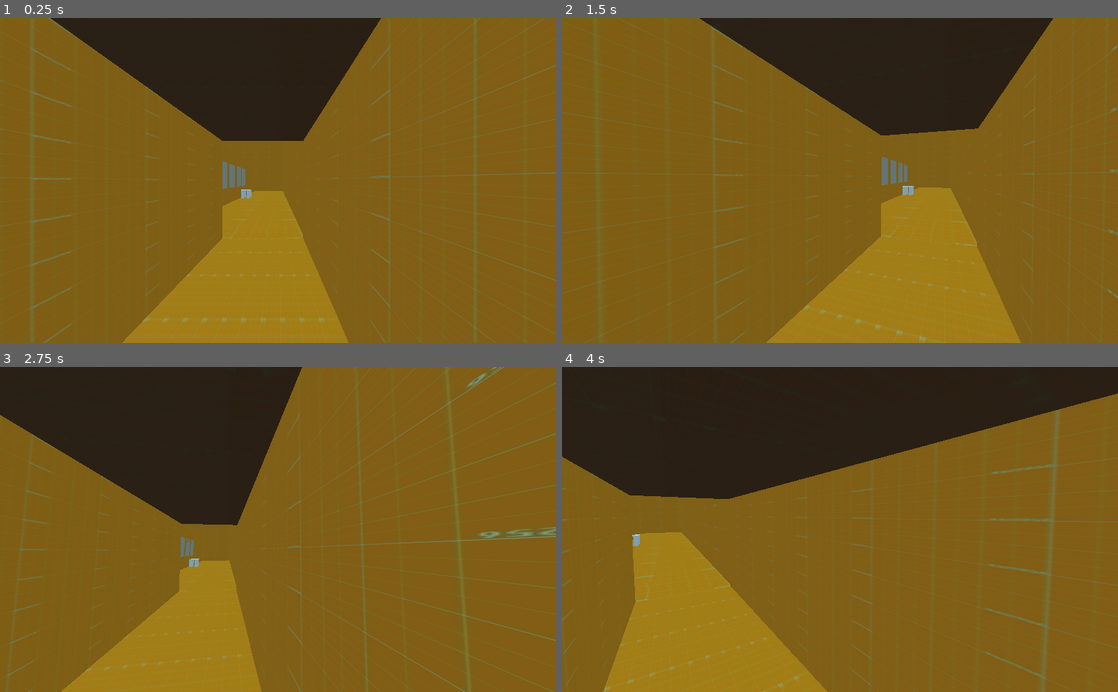
Above: before the commit, frames 1-4 (two rows, left to right).
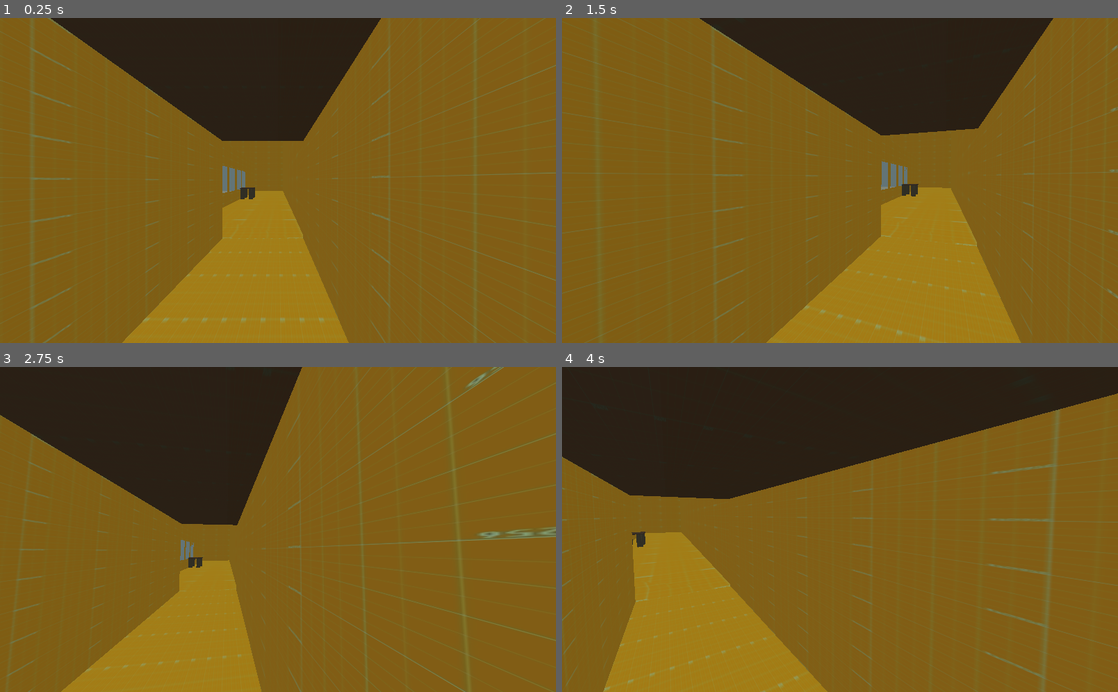
Above: after the commit, the same moments.

Repository: TheDjgamerProductions/DoomClone2022
Game: Godot game, scene res://Levels/L1.tscn
Two runs of this game, one before a commit and one after it. Both use one fixed random seed, a clock stepped at 60 frames per second and the inputs below. This scene is started directly instead of the project's main scene.
Inputs (mouse positions are in pixels of both pictures, inside the frame that each line leads up to):
- Up to frame 1 (0.25 s): no input
- Up to frame 2 (1.5 s): tap Enter at 0.5 s; move the mouse to (867, 180) at 0.52 s; hold D (p_right) 0.53-1.28 s; hold W (p_foward) 0.53-1.28 s; tap Space (p_jump) at 0.77 s; move the mouse to (812, 180) at 1.27 s; hold S (p_back) from 1.28 s (still down); tap E (p_interact) at 1.35 s
- Up to frame 3 (2.75 s): tap Space (p_jump) at 1.52 s; move the mouse to (289, 523) at 2.02 s; release S (p_back) at 2.03 s; press the mouse at (289, 523) at 2.03 s; hold D (p_right) from 2.03 s (still down)
- Up to frame 4 (4 s): move the mouse to (834, 536) at 2.77 s; release the mouse at (834, 536) at 2.78 s; tap W (p_foward) at 2.85 s; tap Space (p_jump) at 3.02, 3.77 s; move the mouse to (878, 532) at 3.52 s; release D (p_right) at 3.53 s; hold A (p_left) from 3.53 s (still down); tap E (p_interact) at 3.6 s

The runs differ from the first frame. In frame 1, 0.2% of the frame differs, in the area x 40-46%, y 44-59%; in frame 2, 0.2%, in the area x 57-65%, y 42-58%; in frame 3, 0.1%; in frame 4, 0.1%.

Commit message:
Updated Level 1

Diff:
--- a/Assets/Models/Tables and Counters/Table.tscn
+++ b/Assets/Models/Tables and Counters/Table.tscn
@@ -1,27 +1,43 @@
-[gd_scene format=2]
+[gd_scene load_steps=5 format=2]
+
+[ext_resource path="res://Assets/Textures/Wood/Wood_02-128x128.png" type="Texture" id=1]
+[ext_resource path="res://Assets/Textures/Wood/Wood_11-128x128.png" type="Texture" id=2]
+
+[sub_resource type="SpatialMaterial" id=1]
+albedo_texture = ExtResource( 1 )
+uv1_scale = Vector3( 10, 10, 1 )
+
+[sub_resource type="SpatialMaterial" id=2]
+albedo_texture = ExtResource( 2 )
+uv1_scale = Vector3( 5, 5, 1 )
 
 [node name="Table" type="CSGBox"]
 transform = Transform( 1, 0, 0, 0, 1, 0, 0, 0, 1, -0.24371, 1.57277, 0.117447 )
 use_collision = true
 height = 0.119547
-depth = 3.73511
+depth = 3.95901
+material = SubResource( 1 )
 
 [node name="CSGCylinder" type="CSGCylinder" parent="."]
-transform = Transform( 1, 0, 0, 0, 1, 0, 0, 0, 1, 0.668769, -0.884604, 1.43622 )
+transform = Transform( 1, 0, 0, 0, 1, 0, 0, 0, 1, 0.668769, -0.884604, 1.63771 )
 radius = 0.319586
 height = 1.78205
+material = SubResource( 2 )
 
 [node name="CSGCylinder2" type="CSGCylinder" parent="."]
-transform = Transform( 1, 0, 0, 0, 1, 0, 0, 0, 1, 0.668769, -0.884604, -1.5436 )
+transform = Transform( 1, 0, 0, 0, 1, 0, 0, 0, 1, 0.668769, -0.884604, -1.62965 )
 radius = 0.319586
 height = 1.78205
+material = SubResource( 2 )
 
 [node name="CSGCylinder3" type="CSGCylinder" parent="."]
-transform = Transform( 1, 0, 0, 0, 1, 0, 0, 0, 1, -0.627684, -0.884604, 1.43622 )
+transform = Transform( 1, 0, 0, 0, 1, 0, 0, 0, 1, -0.627684, -0.884604, 1.63771 )
 radius = 0.319586
 height = 1.78205
+material = SubResource( 2 )
 
 [node name="CSGCylinder4" type="CSGCylinder" parent="."]
-transform = Transform( 1, 0, 0, 0, 1, 0, 0, 0, 1, -0.627684, -0.884604, -1.56378 )
+transform = Transform( 1, 0, 0, 0, 1, 0, 0, 0, 1, -0.627684, -0.884604, -1.64983 )
 radius = 0.319586
 height = 1.78205
+material = SubResource( 2 )
--- a/Levels/L1.tscn
+++ b/Levels/L1.tscn
@@ -121,10 +121,10 @@
 transform = Transform( 0, 0, -1, 0, 1, 0, 1, 0, 0, -55.0727, -9.21286, 23.8431 )
 
 [node name="CSGBox" type="CSGBox" parent="."]
-transform = Transform( 1, 0, 0, 0, 1, 0, 0, 0, 1, -5.71185, -6.20851, 15.208 )
+transform = Transform( 1, 0, 0, 0, 1, 0, 0, 0, 1, -5.71185, -6.85567, 15.208 )
 use_collision = true
 width = 64.9044
-height = 9.21204
+height = 11.9199
 depth = 0.712845
 material = ExtResource( 2 )
 
@@ -171,7 +171,34 @@
 material = ExtResource( 4 )
 
 [node name="Table" parent="." instance=ExtResource( 3 )]
-transform = Transform( -4.37114e-08, 0, 1, 0, 1, 0, -1, 0, -4.37114e-08, -1.09589, -9.14347, 16.579 )
+transform = Transform( -6.01482e-08, 0, 1.37603, 0, 1.42983, 0, -1.41581, 0, -6.1887e-08, -1.11024, -8.72069, 16.9357 )
 
 [node name="Enmeny Place Holder" type="CSGBox" parent="."]
 transform = Transform( 1, 0, 0, 0, 1, 0, 0, 0, 1, -17.8827, -10.1612, -3.21274 )
+
+[node name="CSGBox2" type="CSGBox" parent="."]
+transform = Transform( 1, 0, 0, 0, 1, 0, 0, 0, 1, 27.2088, -12.6769, -72.6396 )
+use_collision = true
+height = 23.6753
+depth = 70.8717
+
+[node name="Platforms" type="CSGCombiner" parent="."]
+use_collision = true
+
+[node name="CSGBox3" type="CSGBox" parent="Platforms"]
+transform = Transform( 1, 0, 0, 0, 1, 0, 0, 0, 1, 111.728, -5.46067, 60.9177 )
+width = 7.09918
+depth = 7.64087
+
+[node name="CSGBox4" type="CSGBox" parent="Platforms"]
+transform = Transform( 1, 0, 0, 0, 1, 0, 0, 0, 1, 122.673, -2.03723, 60.9794 )
+width = 7.09918
+depth = 7.64087
+
+[node name="CSGBox5" type="CSGBox" parent="Platforms"]
+transform = Transform( 1, 0, 0, 0, 1, 0, 0, 0, 1, 140.845, -2.03723, 60.9794 )
+width = 7.09918
+depth = 7.64087
+
+[node name="Table2" parent="." instance=ExtResource( 3 )]
+transform = Transform( -6.01482e-08, 0, 1.37603, 0, 1.42983, 0, -1.41581, 0, -6.1887e-08, 128.42, -8.48951, 32.5852 )
Binary file added: Assets/Textures/Bricks/Bricks_01-128x128.png
Not shown, added: Assets/Textures/Bricks/Bricks_01-128x128.png.import
Binary file added: Assets/Textures/Bricks/Bricks_02-128x128.png
Not shown, added: Assets/Textures/Bricks/Bricks_02-128x128.png.import
Binary file added: Assets/Textures/Bricks/Bricks_03-128x128.png
Not shown, added: Assets/Textures/Bricks/Bricks_03-128x128.png.import
Binary file added: Assets/Textures/Bricks/Bricks_04-128x128.png
Not shown, added: Assets/Textures/Bricks/Bricks_04-128x128.png.import
Binary file added: Assets/Textures/Bricks/Bricks_05-128x128.png
Not shown, added: Assets/Textures/Bricks/Bricks_05-128x128.png.import
Binary file added: Assets/Textures/Bricks/Bricks_06-128x128.png
Not shown, added: Assets/Textures/Bricks/Bricks_06-128x128.png.import
(and 238 more such lines)
